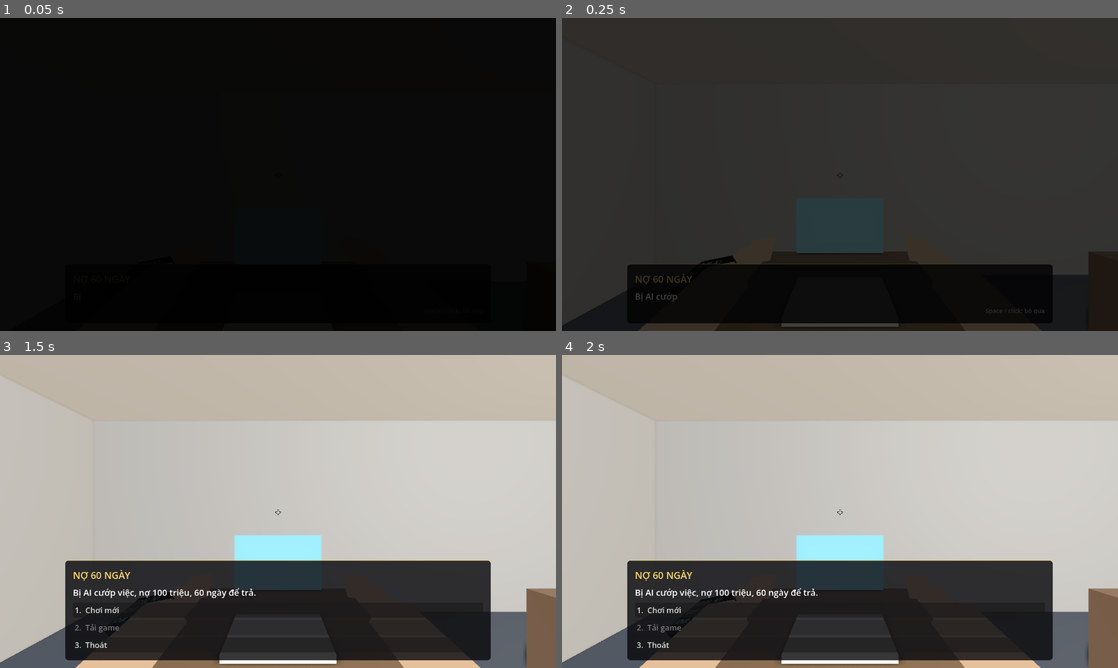
Above: before the commit, frames 1-4 (two rows, left to right).
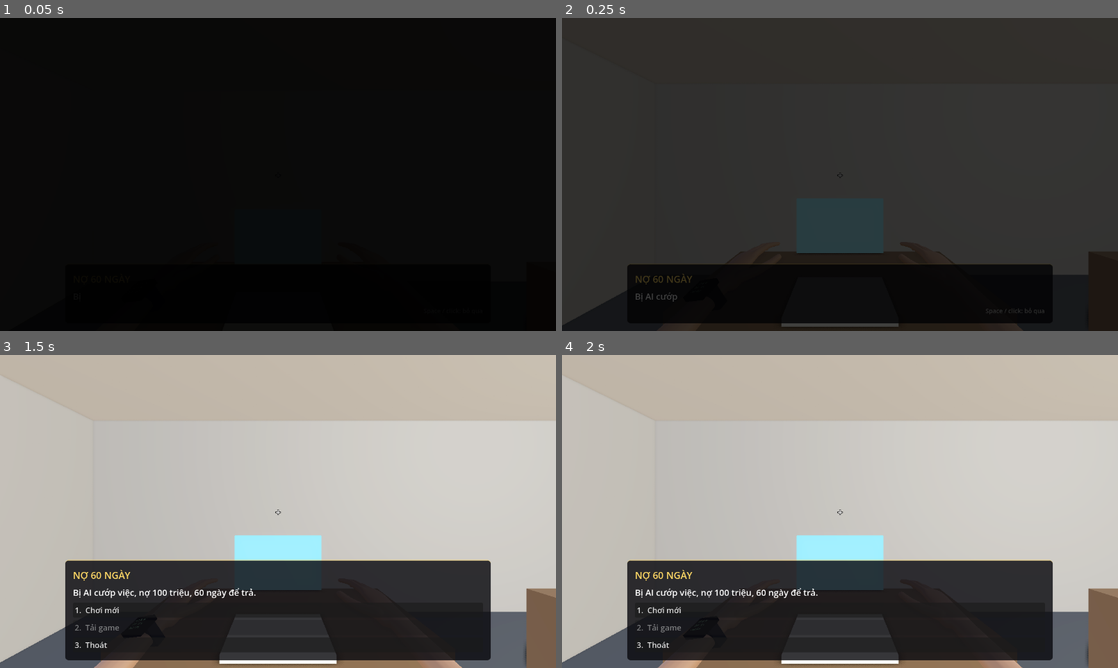
Above: after the commit, the same moments.

Repository: PhungCongTuyen/gialaptrano
Game: Godot game, scene res://scenes/main.tscn
Same seed, same stepped clock (60 frames per second), same inputs: the game is played once before the commit and once after it.
Inputs (mouse positions are in pixels of both pictures, inside the frame that each line leads up to):
- Up to frame 1 (0.05 s): no input
- Up to frame 2 (0.25 s): no input
- Up to frame 3 (1.5 s): tap Enter at 0.5, 0.6 s; move the mouse to (400, 495) at 0.52 s; hold D 0.53-1.25 s; click (400, 495) at 0.67 s; tap Space at 0.77 s; drag from (166, 527) to (250, 574) at 1.27 s
- Up to frame 4 (2 s): no input

The runs differ from the first frame. In frame 2, 0.3% of the frame differs, in the area x 13-87%, y 72-100%; in frame 3, 1.2%, in the area x 13-87%, y 75-100%; in frame 4, 1.1%.

Commit message:
Tay dựng bằng Blender + cầm nắm đồ vật
- tools/blender/no60_lib.py: thư viện dựng tay/đồ cầm tay và ghi .glb trực tiếp
- models/tay: tay (cẳng tay, bàn tay, ngón, tay áo) 4 tư thế: thả lỏng, cào, nắm, kẹp
- models/do_cam: chai nước, lon, bánh mì, ly mì, hộp cơm, tờ giấy, bìa báo cáo,
  cuộn dây đồng, điện thoại, bật lửa
- player.gd: khung tay thu nhỏ 1/2 sát camera (không xuyên tường), tay trái lật gương
  có đồng hồ; đổi tư thế ngón theo việc; tay phải cầm món đang chọn trên thanh đồ;
  ăn/uống đưa lên miệng 1,6 giây rồi mới tính; trang sức/lockpick dựng bằng khối nhỏ
- Intro: cầm bản báo cáo bằng hai tay khi đi lên phòng giám đốc, cầm giấy cho nghỉ việc
  (có chữ quyết định chấm dứt HĐLĐ, dấu đỏ) khi rời công ty
- tests/hands_test chụp các tư thế

Co-Authored-By: Claude Opus 5.5 <noreply@anthropic.com>
Claude-Session: https://claude.ai/code/session_01MPYPNJEDBqguDdfXDT6hwg

Diff:
--- a/scripts/main.gd
+++ b/scripts/main.gd
@@ -104,6 +104,9 @@
 
 func _process(delta: float) -> void:
 	player.locked = hud.menu_open or hud.fading or hud.inv_open or hud.live_open or digging
+	# tay phải cầm món đang chọn trên thanh đồ (khi đang ăn/uống thì giữ nguyên món đó)
+	if player.use_time < 0.0:
+		player.hold_item(GameState.selected_id() if game_live else "")
 	var free: bool = game_live and not hud.menu_open and not hud.fading and not hud.inv_open and not hud.live_open and not GameState.finished
 	if free:
 		GameState.tick(delta)
@@ -1628,6 +1631,7 @@
 	(t as Node3D).visible = false
 	(t as CollisionObject3D).collision_layer = 0
 	intro_took_report = true
+	player.hold_document("report")
 	hud.set_objective("")
 	_say("Tôi (nghĩ thầm)", "Đủ rồi. Mang lên phòng giám đốc thôi.", _intro_boss, "intro_06")
 
@@ -1640,6 +1644,7 @@
 
 func _intro_boss_enter() -> void:
 	linh.visible = false
+	player.hold_document("")  # để báo cáo lên bàn giám đốc
 	player.teleport(BOSS_ORIGIN + Vector3(0, 1.0, 1.2), 0.0)
 	_say("PHÒNG GIÁM ĐỐC", "Căn phòng im lặng đến mức nghe rõ tiếng điều hòa. Giám đốc ngồi sau bàn, chưa ngẩng đầu lên ngay.", _intro_boss_1, "intro_07")
 
@@ -1675,6 +1680,7 @@
 	(t as CollisionObject3D).collision_layer = 0
 	hud.set_objective("")
 	hud.set_hint("")
+	player.hold_document("paper")
 	_say("RỜI CÔNG TY", "Bạn cầm tờ giấy lên. Chữ ký, con dấu đỏ, và cái tên của bạn. Ngần ấy năm làm việc, hóa ra chỉ cần một tờ giấy để kết thúc.", _intro_end, "intro_12")
 
 
@@ -1683,6 +1689,7 @@
 
 
 func _intro_end_mid() -> void:
+	player.hold_document("")
 	_start_day()
 
 
@@ -2318,8 +2325,17 @@
 # ---------------------------------------------------------------- dùng đồ, hướng dẫn
 
 func _use_item() -> void:
-	if hud.menu_open or hud.fading or not game_live:
-		return
+	if hud.menu_open or hud.fading or not game_live or using_item or digging:
+		return
+	var id: String = GameState.selected_id()
+	var info: Dictionary = GameState.item_info(id) if id != "" else {}
+	if info.has("use"):
+		# đưa lên miệng ăn / uống rồi mới tính
+		using_item = true
+		var drink: bool = str(info.get("type", "")) == "drink"
+		player.play_use("drink" if drink else "eat", 1.6)
+		await get_tree().create_timer(1.6).timeout
+		using_item = false
 	var r: Dictionary = GameState.use_selected()
 	var t: String = str(r["text"])
 	if r.has("lines") and r["lines"].size() > 0:
@@ -2421,6 +2437,7 @@
 
 const DIG_SECONDS: float = 5.0
 var digging: bool = false
+var using_item: bool = false
 
 
 ## Bấm E vào đụn rác / đụn lá: hai tay bới trong 5 giây rồi ra kết quả (không hỏi lại).
--- a/scripts/player.gd
+++ b/scripts/player.gd
@@ -16,6 +16,7 @@
 var cam: Camera3D
 var ray: RayCast3D
 var pitch: float = 0.0
+var viewmodel: Node3D
 var wrist: Node3D      # tay trái (đeo đồng hồ)
 var arm_r: Node3D      # tay phải
 var watch_label: Label3D
@@ -50,47 +51,57 @@
 	ray.target_position = Vector3(0, 0, -3.2)
 	cam.add_child(ray)
 	ray.add_exception(self)
+	viewmodel = Node3D.new()
+	viewmodel.scale = Vector3.ONE * 0.5  # thu nhỏ & kéo sát camera: hình y hệt nhưng không xuyên tường
+	cam.add_child(viewmodel)
 	wrist = _make_arm(-1.0, true)
 	arm_r = _make_arm(1.0, false)
 	_update_arms(0.0)
 
 
-## Một cánh tay (cẳng tay, tay áo, bàn tay, ngón tay) gắn vào camera, vẽ đè lên mọi thứ để không bị tường che.
-## Tay trái có đồng hồ đeo ở cổ tay.
+## Một cánh tay gắn vào camera (trong khung "viewmodel" thu nhỏ 1/2 để không bao giờ xuyên tường).
+## Dùng mô hình Blender (models/tay/tay_<tư thế>.glb); thiếu file thì dựng bằng khối hộp.
+## Tay trái là bản lật gương của tay phải và có đồng hồ ở cổ tay.
 func _make_arm(side: float, watch: bool) -> Node3D:
 	var arm: Node3D = Node3D.new()
-	cam.add_child(arm)
-	var skin: StandardMaterial3D = _overlay_mat(Color(0.85, 0.65, 0.5))
-	var shirt: StandardMaterial3D = _overlay_mat(Color(0.25, 0.3, 0.45))
-	var parts: Array = [
-		[Vector3(0.085, 0.07, 0.45), Vector3(0, 0, 0.2), skin, 0.0],          # cẳng tay
-		[Vector3(0.11, 0.09, 0.2), Vector3(0, 0, 0.42), shirt, 0.0],           # tay áo
-		[Vector3(0.09, 0.03, 0.1), Vector3(0, -0.006, -0.07), skin, 0.0],      # bàn tay
-		[Vector3(0.022, 0.022, 0.055), Vector3(0.05 * -side, -0.002, -0.07), skin, 0.0],  # ngón cái
-	]
-	for k in 4:  # ngón tay, hơi co
-		parts.append([Vector3(0.017, 0.018, 0.065), Vector3(-0.032 + float(k) * 0.021, -0.02, -0.14), skin, 0.45])
-	for pt in parts:
+	viewmodel.add_child(arm)
+	var mir: Node3D = Node3D.new()
+	mir.name = "mirror"
+	mir.scale = Vector3(side, 1, 1)
+	arm.add_child(mir)
+	if _load_pose_meshes():
 		var mi: MeshInstance3D = MeshInstance3D.new()
-		var bm: BoxMesh = BoxMesh.new()
-		bm.size = pt[0]
-		mi.mesh = bm
-		mi.position = pt[1]
-		mi.rotation.x = pt[3]
-		mi.material_override = pt[2]
-		arm.add_child(mi)
+		mi.name = "hand"
+		mi.mesh = _pose_meshes["tha_long"]
+		mi.cast_shadow = GeometryInstance3D.SHADOW_CASTING_SETTING_OFF
+		mir.add_child(mi)
+	else:
+		_box_arm(mir, side)
+	var grip: Node3D = Node3D.new()
+	grip.name = "grip"
+	grip.position = GRIP_POS
+	mir.add_child(grip)
 	if watch:
 		var body: MeshInstance3D = MeshInstance3D.new()
 		var wb: BoxMesh = BoxMesh.new()
-		wb.size = Vector3(0.1, 0.02, 0.085)
+		wb.size = Vector3(0.05, 0.012, 0.042)
 		body.mesh = wb
-		body.position = Vector3(0, 0.043, 0.02)
+		body.position = Vector3(0, 0.024, 0.035)
 		body.material_override = _overlay_mat(Color(0.06, 0.06, 0.07))
 		arm.add_child(body)
+		var strap: MeshInstance3D = MeshInstance3D.new()
+		var sb: BoxMesh = BoxMesh.new()
+		sb.size = Vector3(0.064, 0.044, 0.02)
+		strap.mesh = sb
+		strap.position = Vector3(0, 0.0, 0.035)
+		var smat: StandardMaterial3D = StandardMaterial3D.new()
+		smat.albedo_color = Color(0.08, 0.08, 0.09)
+		strap.material_override = smat
+		arm.add_child(strap)
 		watch_label = Label3D.new()
-		watch_label.position = Vector3(0, 0.055, 0.02)
+		watch_label.position = Vector3(0, 0.031, 0.035)
 		watch_label.rotation = Vector3(-PI / 2.0, 0, 0)
-		watch_label.pixel_size = 0.00028
+		watch_label.pixel_size = 0.00011
 		watch_label.font_size = 64
 		watch_label.outline_size = 0
 		watch_label.modulate = Color(0.55, 1.0, 0.65)
@@ -100,6 +111,47 @@
 		watch_label.text = "07:00"
 		arm.add_child(watch_label)
 	return arm
+
+
+const HAND_POSES: Array = ["tha_long", "cao", "nam", "kep"]
+const GRIP_POS: Vector3 = Vector3(0.0, -0.032, -0.072)  # tâm nắm tay (toạ độ bàn tay)
+var _pose_meshes: Dictionary = {}
+
+
+func _load_pose_meshes() -> bool:
+	if not _pose_meshes.is_empty():
+		return true
+	for p in HAND_POSES:
+		var path: String = "res://models/tay/tay_%s.glb" % p
+		if not ResourceLoader.exists(path):
+			_pose_meshes.clear()
+			return false
+		var n: Node = (load(path) as PackedScene).instantiate()
+		var mis: Array = n.find_children("*", "MeshInstance3D", true, false)
+		if not mis.is_empty():
+			_pose_meshes[p] = (mis[0] as MeshInstance3D).mesh
+		n.free()
+	return _pose_meshes.size() == HAND_POSES.size()
+
+
+func _set_pose(arm: Node3D, pose: String) -> void:
+	var hand: MeshInstance3D = arm.get_node_or_null("mirror/hand") as MeshInstance3D
+	if hand != null and _pose_meshes.has(pose) and hand.mesh != _pose_meshes[pose]:
+		hand.mesh = _pose_meshes[pose]
+
+
+func _box_arm(parent: Node3D, side: float) -> void:
+	var skin: StandardMaterial3D = _overlay_mat(Color(0.85, 0.65, 0.5))
+	var shirt: StandardMaterial3D = _overlay_mat(Color(0.25, 0.3, 0.45))
+	for pt in [[Vector3(0.085, 0.07, 0.45), Vector3(0, 0, 0.2), skin], [Vector3(0.11, 0.09, 0.2), Vector3(0, 0, 0.42), shirt],
+			[Vector3(0.09, 0.03, 0.12), Vector3(0, -0.006, -0.08), skin]]:
+		var mi: MeshInstance3D = MeshInstance3D.new()
+		var bm: BoxMesh = BoxMesh.new()
+		bm.size = pt[0]
+		mi.mesh = bm
+		mi.position = pt[1]
+		mi.material_override = pt[2]
+		parent.add_child(mi)
 
 
 func _overlay_mat(c: Color) -> StandardMaterial3D:
@@ -199,10 +251,30 @@
 			target = c as Node
 
 
-# ---------------------------------------------------------------- tư thế hai tay: đứng / đi / xem đồng hồ / bới
+# ---------------------------------------------------------------- tư thế hai tay: đứng / đi / xem đồng hồ / bới / cầm đồ
 
 var dig_time: float = -1.0
 var dig_len: float = 5.0
+var held_id: String = ""        # món đang cầm ở tay phải (ô đang chọn trên thanh đồ)
+var held_node: Node3D = null
+var doc_kind: String = ""       # "report" / "paper": cầm giấy tờ bằng hai tay (intro)
+var doc_node: Node3D = null
+var use_time: float = -1.0      # đang ăn / uống
+var use_len: float = 1.6
+var use_kind: String = ""       # "eat" / "drink"
+var _w_hold: float = 0.0
+var _w_doc: float = 0.0
+var _w_use: float = 0.0
+
+# món -> [model, tỉ lệ, tư thế tay, xoay thêm]
+const HOLD_MODELS: Dictionary = {
+	"water": ["chai_nuoc", 1.0, "nam"], "bottle": ["chai_nuoc", 0.95, "nam"],
+	"soda": ["lon_nuoc", 1.0, "nam"], "can": ["lon_nuoc", 0.95, "nam"],
+	"banhmi": ["banh_mi", 1.0, "nam", Vector3(-1.0, 0, 0)], "mi_ly": ["ly_mi", 1.0, "nam"], "com_hop": ["hop_com", 1.0, "nam"],
+	"paper": ["to_giay", 0.6, "kep"], "phone_broken": ["dien_thoai", 1.0, "nam"], "lighter": ["bat_lua", 1.0, "nam"],
+	"copper": ["cuon_day_dong", 0.8, "nam"], "copper_s": ["cuon_day_dong", 0.6, "nam"], "copper_m": ["cuon_day_dong", 0.8, "nam"],
+	"copper_l": ["cuon_day_dong", 1.0, "nam"], "copper_coil": ["cuon_day_dong", 1.5, "nam"],
+}
 
 
 ## Bắt đầu động tác bới trong `seconds` giây (người cúi xuống, hai tay cào bới).
@@ -216,25 +288,195 @@
 	dig_time = -1.0
 
 
+## Động tác ăn ("eat") hoặc uống ("drink") món đang cầm.
+func play_use(kind: String, seconds: float = 1.6) -> void:
+	use_kind = kind
+	use_len = seconds
+	use_time = 0.0
+	watch_raised = false
+
+
+## Cầm món `id` ở tay phải ("" = tay không).
+func hold_item(id: String) -> void:
+	if id == held_id:
+		return
+	held_id = id
+	if held_node != null:
+		held_node.queue_free()
+		held_node = null
+	if id == "":
+		return
+	held_node = _make_held(id)
+	(arm_r.get_node("mirror/grip") as Node3D).add_child(held_node)
+
+
+func _make_held(id: String) -> Node3D:
+	var root: Node3D = Node3D.new()
+	var spec: Array = HOLD_MODELS.get(id, [])
+	var item: Node3D = null
+	if not spec.is_empty() and ResourceLoader.exists("res://models/do_cam/%s.glb" % spec[0]):
+		item = (load("res://models/do_cam/%s.glb" % spec[0]) as PackedScene).instantiate()
+		item.scale = Vector3.ONE * float(spec[1])
+		if spec.size() > 3:
+			item.rotation = spec[3]  # xoay thêm cho tự nhiên (vd. bánh mì chúc về trước)
+	else:
+		item = _small_item_mesh(id)
+	root.add_child(item)
+	# trục dài của đồ (Y) nằm ngang theo nắm tay (X)
+	root.rotation = Vector3(0, 0, PI / 2.0)
+	for mi in root.find_children("*", "MeshInstance3D", true, false):
+		(mi as MeshInstance3D).cast_shadow = GeometryInstance3D.SHADOW_CASTING_SETTING_OFF
+	return root
+
+
+## Đồ nhỏ không có model Blender: trang sức, lockpick, sắt vụn...
+func _small_item_mesh(id: String) -> Node3D:
+	var mi: MeshInstance3D = MeshInstance3D.new()
+	var m: StandardMaterial3D = StandardMaterial3D.new()
+	var info: Dictionary = GameState.item_info(id)
+	var typ: String = str(info.get("type", ""))
+	if typ == "jewelry":
+		var tm: TorusMesh = TorusMesh.new()
+		var big: bool = id.begins_with("necklace") or id.begins_with("bracelet")
+		tm.inner_radius = 0.028 if big else 0.008
+		tm.outer_radius = 0.033 if big else 0.011
+		mi.mesh = tm
+		m.albedo_color = Color(0.95, 0.75, 0.25) if id.ends_with("gold") else Color(0.85, 0.86, 0.9)
+		m.metallic = 1.0
+		m.roughness = 0.2
+		mi.rotation.x = PI / 2.0
+	elif id == "lockpick":
+		var bm: BoxMesh = BoxMesh.new()
+		bm.size = Vector3(0.004, 0.11, 0.008)
+		mi.mesh = bm
+		m.albedo_color = Color(0.7, 0.7, 0.72)
+		m.metallic = 1.0
+	else:
+		var bm2: BoxMesh = BoxMesh.new()
+		bm2.size = Vector3(0.05, 0.08, 0.03)
+		mi.mesh = bm2
+		m.albedo_color = Color(0.45, 0.42, 0.4)
+		m.metallic = 0.6
+	mi.material_override = m
+	return mi
+
+
+## Cầm giấy tờ bằng hai tay trước mặt: "report" (bản báo cáo), "paper" (giấy cho nghỉ việc), "" = cất đi.
+func hold_document(kind: String) -> void:
+	doc_kind = kind
+	if doc_node != null:
+		doc_node.queue_free()
+		doc_node = null
+	if kind == "":
+		return
+	doc_node = Node3D.new()
+	var model: String = "bia_bao_cao" if kind == "report" else "to_giay"
+	var path: String = "res://models/do_cam/%s.glb" % model
+	if ResourceLoader.exists(path):
+		doc_node.add_child((load(path) as PackedScene).instantiate())
+	else:
+		var mi: MeshInstance3D = MeshInstance3D.new()
+		var bm: BoxMesh = BoxMesh.new()
+		bm.size = Vector3(0.21, 0.297, 0.002)
+		mi.mesh = bm
+		doc_node.add_child(mi)
+	var lb: Label3D = Label3D.new()
+	lb.pixel_size = 0.00042
+	lb.font_size = 32
+	lb.outline_size = 0
+	lb.modulate = Color(0.08, 0.08, 0.1)
+	lb.width = 420
+	lb.autowrap_mode = TextServer.AUTOWRAP_WORD_SMART
+	lb.position = Vector3(0, 0.02, 0.0075 if kind == "report" else 0.0035)
+	if kind == "report":
+		lb.text = "BÁO CÁO CÔNG VIỆC\nQUÝ IV\n\nPhòng Vận hành\nNgười lập: ..."
+		lb.modulate = Color(0.95, 0.95, 0.95)
+		lb.font_size = 40
+	else:
+		lb.text = "CỘNG HÒA XÃ HỘI CHỦ NGHĨA VIỆT NAM\nĐộc lập - Tự do - Hạnh phúc\n\nQUYẾT ĐỊNH\nV/v chấm dứt hợp đồng lao động\n\nĐiều 1. Chấm dứt hợp đồng lao động đối với nhân viên kể từ ngày ký.\nLý do: cơ cấu lại nhân sự, ứng dụng hệ thống AI.\n\nGIÁM ĐỐC"
+	doc_node.add_child(lb)
+	if kind == "paper":
+		var stamp: Label3D = Label3D.new()
+		stamp.text = "◯"
+		stamp.font_size = 160
+		stamp.pixel_size = 0.0004
+		stamp.modulate = Color(0.85, 0.1, 0.1, 0.8)
+		stamp.position = Vector3(0.05, -0.105, 0.004)
+		doc_node.add_child(stamp)
+	for mi in doc_node.find_children("*", "MeshInstance3D", true, false):
+		(mi as MeshInstance3D).cast_shadow = GeometryInstance3D.SHADOW_CASTING_SETTING_OFF
+	viewmodel.add_child(doc_node)
+	doc_node.position = DOC_POS
+	doc_node.rotation = DOC_ROT
+
+
+const DOC_POS: Vector3 = Vector3(0.0, -0.13, -0.42)
+const DOC_ROT: Vector3 = Vector3(-0.55, 0.0, 0.0)
+const HOLD_POS: Vector3 = Vector3(0.2, -0.2, -0.42)      # tay phải cầm đồ
+const HOLD_ROT: Vector3 = Vector3(0.25, 0.3, -1.35)
+const MOUTH_POS: Vector3 = Vector3(0.05, -0.12, -0.2)    # đưa lên miệng
+const MOUTH_ROT: Vector3 = Vector3(0.55, 0.35, -1.4)
+
+
 func _process(delta: float) -> void:
 	_life_t += delta
 	if dig_time >= 0.0:
 		dig_time += delta
+	if use_time >= 0.0:
+		use_time += delta
+		if use_time >= use_len:
+			use_time = -1.0
 	_update_arms(delta)
 
 
 func _update_arms(delta: float) -> void:
 	var k: float = minf(1.0, delta * 10.0) if delta > 0.0 else 1.0
+	var k2: float = minf(1.0, delta * 7.0) if delta > 0.0 else 1.0
 	_w_watch = lerpf(_w_watch, 1.0 if watch_raised else 0.0, k)
-	_w_dig = lerpf(_w_dig, 1.0 if dig_time >= 0.0 else 0.0, minf(1.0, delta * 7.0) if delta > 0.0 else 1.0)
+	_w_dig = lerpf(_w_dig, 1.0 if dig_time >= 0.0 else 0.0, k2)
+	_w_doc = lerpf(_w_doc, 1.0 if doc_kind != "" else 0.0, k2)
+	_w_hold = lerpf(_w_hold, 1.0 if (held_id != "" and doc_kind == "") else 0.0, k2)
+	var use_w: float = 0.0
+	if use_time >= 0.0:
+		use_w = clampf(use_time / 0.35, 0.0, 1.0) * clampf((use_len - use_time) / 0.35, 0.0, 1.0)
+	_w_use = use_w
+	if held_node != null:
+		held_node.visible = doc_kind == "" and dig_time < 0.0
+	# tư thế ngón tay
+	var pose_r: String = "tha_long"
+	var pose_l: String = "tha_long"
+	if dig_time >= 0.0:
+		pose_r = "cao"
+		pose_l = "cao"
+	elif doc_kind != "":
+		pose_r = "kep"
+		pose_l = "kep"
+	elif held_id != "":
+		pose_r = str(HOLD_MODELS.get(held_id, ["", 1.0, "kep"])[2])
+	_set_pose(arm_r, pose_r)
+	_set_pose(wrist, pose_l)
 	var breathe: float = sin(_life_t * 1.6) * 0.004
 	for e in [[wrist, -1.0], [arm_r, 1.0]]:
 		var arm: Node3D = e[0]
 		var side: float = e[1]
-		# đứng yên / đi: ở góc dưới màn hình, nhún theo bước chân
 		var bob: Vector3 = Vector3(sin(_bob_t) * 0.012 * side, -absf(cos(_bob_t)) * 0.016, 0.0) * _bob_amp
 		var pos: Vector3 = Vector3(ARM_IDLE_POS.x * side, ARM_IDLE_POS.y + breathe, ARM_IDLE_POS.z) + bob
 		var rot: Vector3 = Vector3(ARM_IDLE_ROT.x, ARM_IDLE_ROT.y * side, ARM_IDLE_ROT.z * side)
+		# tay phải cầm đồ: đưa ra trước, ngón cái hướng lên
+		if side > 0.0 and _w_hold > 0.001:
+			pos = pos.lerp(HOLD_POS + bob + Vector3(0, breathe, 0), _w_hold)
+			rot = rot.lerp(HOLD_ROT, _w_hold)
+			if _w_use > 0.001:
+				var chew: float = sin(use_time * TAU * 2.2) * 0.012 if use_kind == "eat" else 0.0
+				var mrot: Vector3 = MOUTH_ROT + (Vector3(0.6, 0, 0) if use_kind == "drink" else Vector3.ZERO)
+				pos = pos.lerp(MOUTH_POS + Vector3(0, chew, 0), _w_use)
+				rot = rot.lerp(mrot, _w_use)
+		# hai tay cầm giấy tờ ở hai mép dưới
+		if _w_doc > 0.001:
+			var dp: Vector3 = DOC_POS + Vector3(0.1 * side, -0.115, 0.075)
+			var dr: Vector3 = Vector3(0.75, -0.35 * side, -1.1 * side)
+			pos = pos.lerp(dp + Vector3(0, breathe, 0), _w_doc)
+			rot = rot.lerp(dr, _w_doc)
 		# bới: hai bàn tay thay nhau cào xuống đụn
 		if _w_dig > 0.001:
 			var t: float = maxf(dig_time, 0.0)
@@ -251,3 +493,5 @@
 			rot = rot.lerp(WRIST_UP_ROT, _w_watch)
 		arm.position = pos
 		arm.rotation = rot
+	if doc_node != null:
+		doc_node.position = DOC_POS + Vector3(0, breathe, 0)
--- /dev/null
+++ b/tests/hands_test.gd
@@ -0,0 +1,50 @@
+extends Node
+## Chụp tay mô hình Blender ở các tư thế: đứng, cầm chai nước, uống, cầm bánh mì, ăn, cầm báo cáo, giấy nghỉ việc, xem đồng hồ.
+func shot(name: String) -> void:
+	get_viewport().get_texture().get_image().save_png("/tmp/shots/h_%s.png" % name)
+
+func _ready() -> void:
+	var m = load("res://scenes/main.tscn").instantiate()
+	get_tree().root.add_child.call_deferred(m)
+	await get_tree().process_frame
+	await get_tree().process_frame
+	var g = GameState
+	m.hud.hide_menu()
+	m.hud.fade_rect.color.a = 0.0
+	m.hud.show_panels(false)
+	m.in_room = false
+	m.game_live = false
+	g.minutes = 10 * 60.0
+	m._apply_time()
+	m._update_world_force()
+	var pl = m.player
+	pl.teleport(m._m(300, 245) + Vector3(0, 0.9, 0), 0.6)
+	pl.set_pitch(-0.15)
+	await get_tree().create_timer(0.5).timeout
+	shot("1_dung")
+	var seq: Array = [["water", "2_chai_nuoc", ""], ["water", "3_uong", "drink"], ["banhmi", "4_banh_mi", ""], ["banhmi", "5_an", "eat"], ["soda", "6_lon", ""], ["com_hop", "7_hop_com", ""], ["ring_gold", "8_nhan", ""]]
+	m.game_live = true
+	for s in seq:
+		g.inventory[g.selected] = {"id": s[0], "count": 1}
+		if s[2] != "":
+			pl.play_use(s[2], 1.6)
+			await get_tree().create_timer(0.8).timeout
+			shot(s[1])
+			await get_tree().create_timer(1.0).timeout
+		else:
+			await get_tree().create_timer(0.5).timeout
+			shot(s[1])
+	g.inventory[g.selected] = {}
+	m.game_live = false
+	pl.hold_document("report")
+	await get_tree().create_timer(0.6).timeout
+	shot("9_bao_cao")
+	pl.hold_document("paper")
+	await get_tree().create_timer(0.6).timeout
+	shot("10_giay_nghi_viec")
+	pl.hold_document("")
+	pl.raise_watch(true)
+	await get_tree().create_timer(0.5).timeout
+	shot("11_dong_ho")
+	print("done")
+	get_tree().quit()
--- /dev/null
+++ b/tests/hands_test.tscn
@@ -0,0 +1,6 @@
+[gd_scene format=3]
+
+[ext_resource type="Script" path="res://tests/hands_test.gd" id="1"]
+
+[node name="T" type="Node"]
+script = ExtResource("1")
Binary file added: docs/anh_chup/13_tay_cam_do.png
Binary file added: models/do_cam/banh_mi.glb
Not shown, added: models/do_cam/banh_mi.glb.import
Binary file added: models/do_cam/bat_lua.glb
Not shown, added: models/do_cam/bat_lua.glb.import
Binary file added: models/do_cam/bia_bao_cao.glb
Not shown, added: models/do_cam/bia_bao_cao.glb.import
Binary file added: models/do_cam/chai_nuoc.glb
Not shown, added: models/do_cam/chai_nuoc.glb.import
Binary file added: models/do_cam/cuon_day_dong.glb
Not shown, added: models/do_cam/cuon_day_dong.glb.import
Binary file added: models/do_cam/dien_thoai.glb
(and 21 more such lines)
